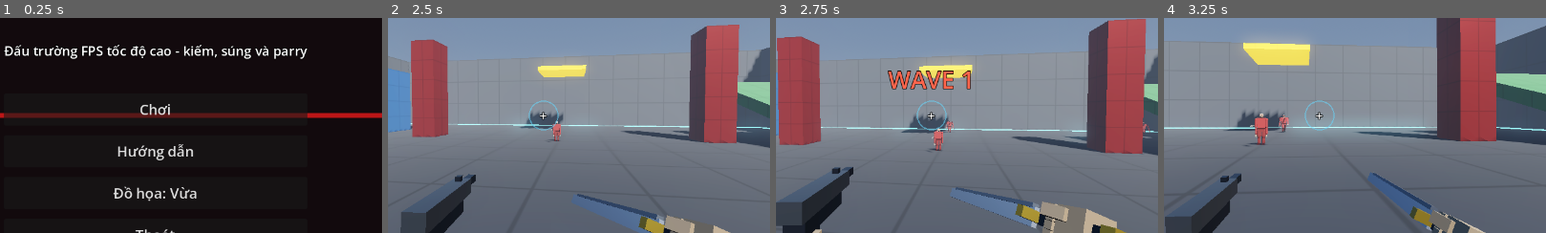
Above: before the commit, frames 1-4 (left to right).
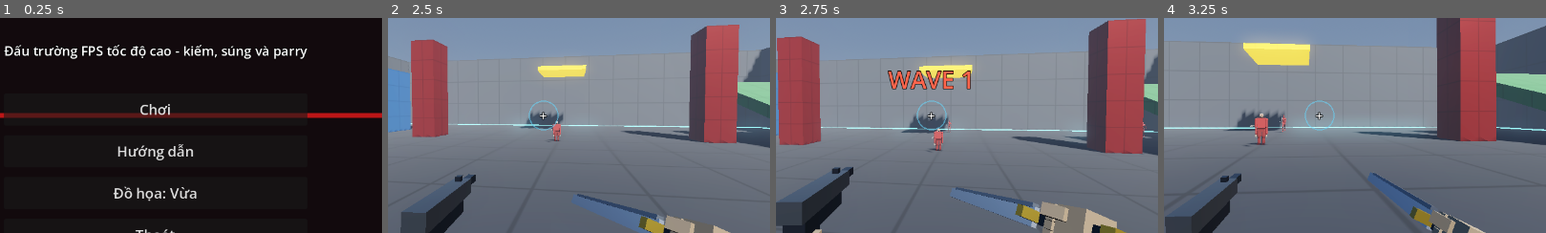
Above: after the commit, the same moments.

Repository: halo07-pixel/redliner
Game: Godot game, scene res://scenes/menu.tscn
Two runs of this game, one before a commit and one after it. Both use one fixed random seed, a clock stepped at 60 frames per second and the inputs below.
Inputs (mouse positions are % of the whole screen's width and height, from its top left):
- Up to frame 1 (0.25 s): no input
- Up to frame 2 (2.5 s): click "Chơi" at 0.5 s; move the mouse to (55, 50) at 1.27 s; hold E (shoot) 1.28-2.03 s; hold W (move_forward) from 1.28 s (still down); tap F (parry) at 1.35, 2.3 s; click (55, 50) at 1.42 s; tap Space (jump) at 1.52, 2.27 s; move the mouse to (45, 50) at 2.02 s; tap E (shoot) at 2.1 s
- Up to frame 3 (2.75 s): keep holding W (move_forward)
- Up to frame 4 (3.25 s): keep holding W (move_forward); move the mouse to (52, 48) at 2.77 s; press the mouse at (52, 48) at 2.78 s; tap E (shoot) at 3.05 s
The pictures show only the part of the screen within x 30-80%, y 27-77%; the shares and areas given below are measured in that part.

Frames 1-2 are identical in both runs. In frame 3, 0.1% of the frame differs, in the area x 44-98%, y 47-56%; in frame 4, 0.1%, in the area x 30-33%, y 44-54%.

Commit message:
feat(m7.7): người que GodoDude + vũ khí thật (Quaternius, HoneyBadger); sửa tư thế xạ thủ giơ súng ra sau
Co-Authored-By: Claude Sonnet 5.5 <noreply@anthropic.com>
Claude-Session: https://claude.ai/code/session_011ynLRm6gcKnw9wzzKe29Zc

Diff:
--- a/scripts/bot.gd
+++ b/scripts/bot.gd
@@ -12,6 +12,7 @@
 signal died(bot: Node3D, info: Dictionary)
 
 const MannequinScript = preload("res://scripts/mannequin.gd")
+const MannequinGltfScript = preload("res://scripts/mannequin_gltf.gd")
 const HurtboxScript = preload("res://scripts/components/hurtbox_component.gd")
 const ParryScript = preload("res://scripts/components/parry_component.gd")
 const MeleeScript = preload("res://scripts/components/melee_hitbox_component.gd")
@@ -78,7 +79,8 @@
 	_body_shape.position = Vector3(0.0, 0.9, 0.0)
 	add_child(_body_shape)
 
-	mannequin = MannequinScript.new()
+	# Người que glTF (GodoDude + vũ khí thật) nếu có asset; không thì dùng hình nhân dựng bằng khối.
+	mannequin = (MannequinGltfScript if MannequinGltfScript.has_asset(type_name) else MannequinScript).new()
 	mannequin.color = cfg["color"]
 	mannequin.kind = type_name
 	add_child(mannequin)
--- a/scripts/mannequin.gd
+++ b/scripts/mannequin.gd
@@ -174,7 +174,7 @@
 	if weapon != null and joints.has("elbow_r"):
 		joints["elbow_r"].rotation_degrees = Vector3(-20.0, 0.0, 0.0)
 	if weapon != null and weapon.name == "weapon" and kind == "gunner":
-		joints["shoulder_r"].rotation_degrees = Vector3(-70.0, 0.0, 0.0)
+		joints["shoulder_r"].rotation_degrees = Vector3(70.0, 0.0, 0.0)
 
 
 func _joint(joint_name: String, parent: Node3D, pos: Vector3) -> Node3D:
--- /dev/null
+++ b/scripts/mannequin_gltf.gd
@@ -0,0 +1,246 @@
+extends Node3D
+## Người que dựng từ model glTF (GodoDude, MIT) + vũ khí thật (Quaternius CC0, HoneyBadger CC0).
+## Cùng API với `mannequin.gd`, để `RigAnimator` điều khiển KHÔNG đổi: nhân vật có một cây khớp "proxy"
+## (Node3D vô hình, cùng tên/cấu trúc với hình nhân khối); mỗi frame, góc xoay của proxy được chuyển sang
+## xương của model bằng phép "delta toàn cục" (không phụ thuộc hướng trục xương của Blender/Rigify).
+## `MannequinGltf.has_asset(kind)` cho biết có model không; thiếu asset thì chủ nhân dùng mannequin.gd.
+
+const AnimatorScript = preload("res://scripts/rig_animator.gd")
+const MODEL_PATH: String = "res://assets/characters/godo/GodoDude.gltf"
+const HEIGHT: float = 1.8
+const JOINT_NAMES: Array = [
+	"hips", "spine", "head", "shoulder_l", "elbow_l", "shoulder_r", "elbow_r",
+	"hip_l", "knee_l", "hip_r", "knee_r", "hand_r",
+	"hand_l", "ankle_l", "ankle_r",
+]
+## Khớp proxy -> [khớp cha, xương của model]. Bên "l" của hình nhân khối nằm ở -X, tức xương ".L" khi model quay mặt về -Z.
+const JOINT_TREE: Dictionary = {
+	"hips": ["", "spine"], "spine": ["hips", "spine.002"], "head": ["spine", "spine.005"],
+	"shoulder_l": ["spine", "upper_arm.L"], "elbow_l": ["shoulder_l", "forearm.L"], "hand_l": ["elbow_l", "hand.L"],
+	"shoulder_r": ["spine", "upper_arm.R"], "elbow_r": ["shoulder_r", "forearm.R"], "hand_r": ["elbow_r", "hand.R"],
+	"hip_l": ["hips", "thigh.L"], "knee_l": ["hip_l", "shin.L"], "ankle_l": ["knee_l", "foot.L"],
+	"hip_r": ["hips", "thigh.R"], "knee_r": ["hip_r", "shin.R"], "ankle_r": ["knee_r", "foot.R"],
+}
+## Thứ tự cập nhật xương (cha trước con).
+const BONE_ORDER: Array = [
+	"hips", "spine", "head", "hip_l", "knee_l", "ankle_l", "hip_r", "knee_r", "ankle_r",
+	"shoulder_l", "elbow_l", "hand_l", "shoulder_r", "elbow_r", "hand_r",
+]
+## Xương cần "kéo thẳng xuống" ở tư thế gốc (model dạng chữ A): khớp -> xương con để lấy hướng.
+const STRAIGHTEN: Dictionary = {
+	"shoulder_l": "forearm.L", "elbow_l": "hand.L", "shoulder_r": "forearm.R", "elbow_r": "hand.R",
+	"hip_l": "shin.L", "knee_l": "foot.L", "hip_r": "shin.R", "knee_r": "foot.R",
+}
+## kind -> vũ khí. dir: hướng trục dài của asset ở dạng gốc (mũi nhọn/nòng súng); length: m; grip: tỉ lệ từ đuôi tới chỗ cầm.
+const WEAPONS: Dictionary = {
+	"swordsman": {"file": "res://assets/weapons/quaternius/Sword.fbx", "length": 1.0, "grip": 0.15, "melee": true, "hold_deg": -56.0},
+	"elite": {"file": "res://assets/weapons/quaternius/Axe_Double.fbx", "length": 0.85, "grip": 0.2, "melee": true, "hold_deg": -56.0},
+	"gunner": {"file": "res://assets/weapons/honeybadger/HoneyBadger.fbx", "length": 0.85, "grip": 0.45, "melee": false, "hold_deg": -90.0},
+}
+
+@export var color: Color = Color(0.85, 0.85, 0.9)
+var kind: String = "swordsman"
+var joints: Dictionary = {}
+var weapon: Node3D
+var animator: RefCounted
+
+var model: Node3D
+var skeleton: Skeleton3D
+var _flip: Basis = Basis(Vector3.UP, PI)   # model nhìn +Z, game nhìn -Z
+var _scale: float = 1.0
+var _bone_idx: Dictionary = {}
+var _bone_rest_g: Dictionary = {}    # khớp -> basis toàn cục lúc gốc (trong hệ model)
+var _bone_fix: Dictionary = {}       # khớp -> phép xoay kéo xương thẳng xuống
+var _root_rest_pos: Vector3
+var _hips_base_y: float = 0.92
+var _mats: Array = []
+
+
+static func has_asset(k: String) -> bool:
+	return WEAPONS.has(k) and ResourceLoader.exists(MODEL_PATH)
+
+
+func _ready() -> void:
+	_build_proxy_joints()
+	model = (load(MODEL_PATH) as PackedScene).instantiate()
+	add_child(model)
+	model.basis = _flip
+	skeleton = model.find_children("*", "Skeleton3D", true, false)[0]
+	_fit_height()
+	_prepare_skeleton()
+	_prepare_materials()
+	_attach_weapon()
+	animator = AnimatorScript.new()
+	animator.setup(self)
+	reset_pose()
+
+
+func _build_proxy_joints() -> void:
+	for jn in JOINT_NAMES:
+		var n := Node3D.new()
+		n.name = jn
+		var parent_name: String = JOINT_TREE[jn][0]
+		(self if parent_name == "" else joints[parent_name] as Node3D).add_child(n)
+		joints[jn] = n
+	(joints["hips"] as Node3D).position = Vector3(0.0, _hips_base_y, 0.0)
+
+
+func _fit_height() -> void:
+	var m: MeshInstance3D = model.find_children("*", "MeshInstance3D", true, false)[0]
+	var h: float = m.get_aabb().size.y * model.scale.y
+	_scale = HEIGHT / maxf(h, 0.01)
+	model.scale = Vector3.ONE * _scale
+	model.basis = _flip.scaled(Vector3.ONE * _scale)
+
+
+func _prepare_skeleton() -> void:
+	for jn in JOINT_NAMES:
+		var bn: String = JOINT_TREE[jn][1]
+		var i: int = skeleton.find_bone(bn)
+		assert(i >= 0, "thiếu xương " + bn)
+		_bone_idx[jn] = i
+		_bone_rest_g[jn] = skeleton.get_bone_global_rest(i).basis.orthonormalized()
+	_root_rest_pos = skeleton.get_bone_rest(_bone_idx["hips"]).origin
+	for jn in STRAIGHTEN:
+		var i: int = _bone_idx[jn]
+		var j: int = skeleton.find_bone(STRAIGHTEN[jn])
+		var dir: Vector3 = (skeleton.get_bone_global_rest(j).origin - skeleton.get_bone_global_rest(i).origin).normalized()
+		_bone_fix[jn] = Basis(Quaternion(dir, Vector3.DOWN))
+	# bàn tay đi theo cẳng tay
+	_bone_fix["hand_l"] = _bone_fix["elbow_l"]
+	_bone_fix["hand_r"] = _bone_fix["elbow_r"]
+
+
+## Mỗi nhân vật có bản sao vật liệu riêng (tô màu, nháy, mờ).
+func _prepare_materials() -> void:
+	for mi in model.find_children("*", "MeshInstance3D", true, false):
+		var m := mi as MeshInstance3D
+		for s in m.mesh.get_surface_count():
+			var src: Material = m.get_active_material(s)
+			var copy: StandardMaterial3D = (src as StandardMaterial3D).duplicate() if src is StandardMaterial3D else StandardMaterial3D.new()
+			copy.albedo_color = color
+			copy.emission_enabled = true
+			copy.emission = Color.WHITE
+			copy.emission_energy_multiplier = 0.0
+			m.set_surface_override_material(s, copy)
+			_mats.append(copy)
+
+
+func _attach_weapon() -> void:
+	var cfg: Dictionary = WEAPONS[kind]
+	var att := BoneAttachment3D.new()
+	att.bone_name = JOINT_TREE["hand_r"][1]
+	skeleton.add_child(att)
+	var asset: Node3D = (load(String(cfg["file"])) as PackedScene).instantiate()
+	# Khung vũ khí trong hệ "hình nhân khối": kiếm dọc +Y, súng nòng về -Z; chuôi tại gốc.
+	var pivot := Node3D.new()
+	pivot.name = "weapon"
+	pivot.add_child(asset)
+	_orient_asset(asset, bool(cfg["melee"]), float(cfg["length"]), float(cfg["grip"]))
+	# Đặt pivot sao cho ở tư thế gốc nó trùng khung của khớp hand_r (+ lòng bàn tay cách cổ tay 0.08 m).
+	var b0: Basis = (_bone_fix["hand_r"] as Basis) * (_bone_rest_g["hand_r"] as Basis)
+	var to_bone: Basis = b0.inverse() * _flip.inverse()
+	# Cách cầm: xoay quanh X của bàn tay. Cận chiến: lưỡi vuông góc cẳng tay, hơi chếch lên; súng: nòng dọc theo cẳng tay.
+	var hold: Basis = Basis(Vector3.RIGHT, deg_to_rad(float(cfg["hold_deg"])))
+	pivot.transform = Transform3D((to_bone * hold).scaled(Vector3.ONE / _scale), to_bone * Vector3(0.0, -0.08, 0.0) / _scale)
+	att.add_child(pivot)
+	weapon = pivot
+
+
+## Xoay/co asset: trục dài -> +Y (cận chiến) hoặc -Z (súng), dài `length` m, điểm cầm ở gốc.
+func _orient_asset(asset: Node3D, melee: bool, length: float, grip: float) -> void:
+	var box: AABB = _mesh_aabb(asset)
+	var axis: int = 0
+	for a in 3:
+		if box.size[a] > box.size[axis]:
+			axis = a
+	var long_axis: Vector3 = [Vector3.RIGHT, Vector3.UP, Vector3.BACK][axis]
+	var target: Vector3 = Vector3.UP if melee else Vector3.FORWARD
+	# Quaternius: mũi ở +Y; HoneyBadger: nòng ở +Z (xem ảnh xem thử) -> đưa nòng về -Z
+	var from: Vector3 = long_axis
+	var q := Quaternion(from, target) if absf(from.dot(target)) < 0.999 else (Quaternion.IDENTITY if from.dot(target) > 0.0 else Quaternion(Vector3.UP, PI))
+	var s: float = length / box.size[axis]
+	asset.basis = Basis(q).scaled(Vector3.ONE * s)
+	var center: Vector3 = box.get_center()
+	var tail: Vector3 = center - long_axis * (box.size[axis] * 0.5)   # đầu đuôi trong hệ asset
+	var grip_pt: Vector3 = tail + long_axis * (box.size[axis] * grip)
+	asset.position = -(asset.basis * grip_pt)
+
+
+func _mesh_aabb(root_node: Node3D) -> AABB:
+	var r := AABB()
+	var first := true
+	for mi in root_node.find_children("*", "MeshInstance3D", true, false):
+		var m := mi as MeshInstance3D
+		var a: AABB = m.transform * m.get_aabb()
+		var p: Node = m.get_parent()
+		while p != root_node and p is Node3D:
+			a = (p as Node3D).transform * a
+			p = p.get_parent()
+		r = a if first else r.merge(a)
+		first = false
+	return r
+
+
+## Chuyển góc xoay của các khớp proxy sang xương model.
+func _apply_pose() -> void:
+	var hips: Node3D = joints["hips"]
+	var off: Vector3 = _flip.inverse() * (hips.position - Vector3(0.0, _hips_base_y, 0.0)) / _scale
+	skeleton.set_bone_pose_position(_bone_idx["hips"], _root_rest_pos + off)
+	for jn in BONE_ORDER:
+		var i: int = _bone_idx[jn]
+		var d_adapter: Basis = global_transform.basis.inverse() * (joints[jn] as Node3D).global_transform.basis
+		d_adapter = d_adapter.orthonormalized()
+		var d_model: Basis = _flip.inverse() * d_adapter * _flip
+		var desired: Basis = d_model * (_bone_fix.get(jn, Basis.IDENTITY) as Basis) * (_bone_rest_g[jn] as Basis)
+		var parent_i: int = skeleton.get_bone_parent(i)
+		var parent_g: Basis = skeleton.get_bone_global_pose(parent_i).basis.orthonormalized() if parent_i >= 0 else Basis.IDENTITY
+		skeleton.set_bone_pose_rotation(i, (parent_g.inverse() * desired).get_rotation_quaternion())
+
+
+func animate(delta: float, speed: float, grounded: bool, vel_y: float, state_name: String = "", side: float = 1.0) -> void:
+	animator.update(delta, speed, grounded, vel_y, state_name, side)
+	_apply_pose()
+
+
+func play(overlay_name: String, duration: float, data: Dictionary = {}) -> void:
+	animator.play(overlay_name, duration, data)
+
+
+func clear_overlay() -> void:
+	animator.clear_overlay()
+	reset_pose()
+
+
+func set_render_layers(mask: int) -> void:
+	for n in find_children("*", "MeshInstance3D", true, false):
+		(n as MeshInstance3D).layers = mask
+
+
+func get_joint(joint_name: String) -> Node3D:
+	return joints.get(joint_name)
+
+
+func reset_pose() -> void:
+	for n in joints.values():
+		(n as Node3D).rotation = Vector3.ZERO
+	if weapon != null:
+		joints["elbow_r"].rotation_degrees = Vector3(-20.0, 0.0, 0.0)
+		if kind == "gunner":
+			joints["shoulder_r"].rotation_degrees = Vector3(70.0, 0.0, 0.0)
+	_apply_pose()
+
+
+func flash() -> void:
+	for m in _mats:
+		var mat: StandardMaterial3D = m
+		mat.emission_energy_multiplier = 1.5
+		create_tween().tween_property(mat, "emission_energy_multiplier", 0.0, 0.12)
+
+
+func fade_out(duration: float) -> void:
+	for m in _mats:
+		var mat: StandardMaterial3D = m
+		mat.transparency = BaseMaterial3D.TRANSPARENCY_ALPHA
+		var c: Color = mat.albedo_color
+		create_tween().tween_property(mat, "albedo_color", Color(c.r, c.g, c.b, 0.0), duration)
--- a/scripts/rig_animator.gd
+++ b/scripts/rig_animator.gd
@@ -120,7 +120,7 @@
 	if mannequin.weapon == null or st == "grapple":
 		return
 	if mannequin.kind == "gunner":
-		pose["shoulder_r"] = Vector3(-70.0, 0.0, 0.0)
+		pose["shoulder_r"] = Vector3(70.0, 0.0, 0.0)
 		pose["elbow_r"] = Vector3(10.0, 0.0, 0.0)
 	else:
 		pose["shoulder_r"] = Vector3(-15.0, 0.0, 6.0)
@@ -204,7 +204,7 @@
 				o["+knee_r"] = Vector3(lerpf(-10.0, 0.0, k3), 0.0, 0.0)
 		"shoot":
 			var kick: float = (1.0 - p) * (1.0 - p)
-			o["shoulder_r"] = Vector3(-70.0 + 16.0 * kick, 0.0, 0.0)
+			o["shoulder_r"] = Vector3(70.0 + 12.0 * kick, 0.0, 0.0)
 			o["elbow_r"] = Vector3(10.0 + 20.0 * kick, 0.0, 0.0)
 			o["spine"] = Vector3(7.0 * kick, 0.0, 0.0)
 		"parry":    # kiếm chắn ngang trước ngực
--- /dev/null
+++ b/tools/screenshots/shoot_stickman.gd
@@ -0,0 +1,61 @@
+extends SceneTree
+## Chụp người que GodoDude + vũ khí thật: tư thế gốc, chạy, chém, bắn (cần cửa sổ, ví dụ dưới Xvfb):
+##   xvfb-run -a -s "-screen 0 1280x720x24" godot --path . -s tools/screenshots/shoot_stickman.gd -- docs/screenshots
+
+var out_dir: String = "docs/screenshots"
+
+
+func _initialize() -> void:
+	_run()
+
+
+func _frames(n: int) -> void:
+	for i in n:
+		await physics_frame
+
+
+func _run() -> void:
+	var args := OS.get_cmdline_user_args()
+	if args.size() > 0:
+		out_dir = args[0]
+	DirAccess.make_dir_recursive_absolute(out_dir)
+	await process_frame
+	var arena: Node3D = load("res://scripts/arena.gd").new()
+	root.add_child(arena)
+	var kinds: Array = [["swordsman", Color(0.85, 0.25, 0.2)], ["elite", Color(0.9, 0.7, 0.2)], ["gunner", Color(0.25, 0.5, 0.9)]]
+	var ms: Array = []
+	for i in kinds.size():
+		var m: Node3D = load("res://scripts/mannequin_gltf.gd").new()
+		m.color = kinds[i][1]
+		m.kind = kinds[i][0]
+		m.position = Vector3(-1.6 + 1.6 * i, 0.0, 6.0)
+		m.rotation.y = -PI * 0.5
+		arena.add_child(m)
+		ms.append(m)
+	await process_frame
+	var cam := Camera3D.new()
+	cam.fov = 40.0
+	root.add_child(cam)
+	cam.global_position = Vector3(0.0, 1.2, 10.5)
+	cam.look_at(Vector3(0.0, 1.0, 6.0))
+	cam.make_current()
+	var shots: Array = [["1_dung", 0.0, ""], ["2_chay", 7.0, ""], ["3_chem_ban", 0.0, "act"]]
+	for s in shots:
+		for m in ms:
+			m.clear_overlay()
+		for f in 60:
+			for m in ms:
+				m.animate(1.0 / 60.0, s[1], true, 0.0)
+			await physics_frame
+		if s[2] == "act":
+			for m in ms:
+				m.play("shoot" if m.kind == "gunner" else "swing", 0.6, {"windup": 0.25, "active": 0.1, "recovery": 0.25})
+			for f in 22:
+				for m in ms:
+					m.animate(1.0 / 60.0, 0.0, true, 0.0)
+				await physics_frame
+		await process_frame
+		await RenderingServer.frame_post_draw
+		root.get_viewport().get_texture().get_image().save_png("%s/m7_7_%s.png" % [out_dir, s[0]])
+		print("saved ", s[0])
+	quit()
--- a/tools/tests/test_animation.gd
+++ b/tools/tests/test_animation.gd
@@ -60,7 +60,7 @@
 	var gun: Node3D = _make("gunner")
 	await process_frame
 	var gp: Dictionary = gun.animator.target_pose("run", 1.0, 5.0, 0.0, 1.0, 0.0)
-	_check(gp["shoulder_r"].x < -60.0, "xạ thủ: giữ súng nhắm khi chạy")
+	_check(gp["shoulder_r"].x > 60.0, "xạ thủ: giữ súng nhắm về phía trước khi chạy")
 
 	# Chu kỳ chạy khớp tốc độ: chạy nhanh -> pha tăng nhanh hơn
 	var m2: Node3D = _make("swordsman")
--- /dev/null
+++ b/tools/tests/test_mannequin_gltf.gd
@@ -0,0 +1,135 @@
+extends SceneTree
+## Test headless M7.7: người que glTF (GodoDude) + vũ khí thật — API, chuyển tư thế sang xương, vũ khí, fallback.
+##   timeout 120 godot --headless --path . -s tools/tests/test_mannequin_gltf.gd
+
+var failures: int = 0
+
+
+func _check(cond: bool, msg: String) -> void:
+	if cond:
+		print("  PASS  ", msg)
+	else:
+		failures += 1
+		printerr("  FAIL  ", msg)
+
+
+func _initialize() -> void:
+	_run()
+
+
+func _make(kind: String) -> Node3D:
+	var m: Node3D = load("res://scripts/mannequin_gltf.gd").new()
+	m.kind = kind
+	root.add_child(m)
+	return m
+
+
+func _bone_pos(m: Node3D, bone: String) -> Vector3:
+	return m.skeleton.global_transform * m.skeleton.get_bone_global_pose(m.skeleton.find_bone(bone)).origin
+
+
+func _run() -> void:
+	await process_frame
+	var G = load("res://scripts/mannequin_gltf.gd")
+	_check(G.has_asset("swordsman") and G.has_asset("elite") and G.has_asset("gunner"), "có asset cho 3 loại bot")
+	_check(not G.has_asset("dummy"), "dummy không dùng người que (giữ hình nhân khối)")
+
+	var m: Node3D = _make("swordsman")
+	await process_frame
+	for jn in m.JOINT_NAMES:
+		_check(m.get_joint(jn) != null, "có khớp " + jn)
+	# chiều cao: đỉnh đầu ~1.8 m, chân chạm đất
+	var top: float = -1e9
+	var bottom: float = 1e9
+	for mi in m.model.find_children("*", "MeshInstance3D", true, false):
+		var a: AABB = (mi as MeshInstance3D).global_transform * (mi as MeshInstance3D).get_aabb()
+		top = maxf(top, a.end.y)
+		bottom = minf(bottom, a.position.y)
+	_check(absf((top - bottom) - 1.8) < 0.2, "cao ~1.8 m (%.2f)" % (top - bottom))
+
+	# tay buông thẳng xuống ở tư thế gốc: cổ tay thấp hơn vai nhiều
+	m.clear_overlay()
+	var sh: Vector3 = _bone_pos(m, "upper_arm.R")
+	var wr: Vector3 = _bone_pos(m, "hand.R")
+	_check(sh.y - wr.y > 0.4, "tay buông xuống (vai-cổ tay cao %.2f)" % (sh.y - wr.y))
+
+	# khớp proxy điều khiển xương: xoay vai phải về trước -> cổ tay ra trước (-Z)
+	var z0: float = _bone_pos(m, "hand.R").z
+	m.get_joint("shoulder_r").rotation_degrees = Vector3(80.0, 0.0, 0.0)
+	m._apply_pose()
+	_check(_bone_pos(m, "hand.R").z < z0 - 0.3, "shoulder_r +x => tay ra trước (-Z)")
+	# bên trái/phải đúng chỗ: _l ở -X
+	_check(_bone_pos(m, "upper_arm.L").x < _bone_pos(m, "upper_arm.R").x, "bên l nằm ở -X")
+
+	# đầu theo hông hạ thấp
+	m.clear_overlay()
+	var hy0: float = _bone_pos(m, "spine.005").y
+	m.get_joint("hips").position.y -= 0.2
+	m._apply_pose()
+	_check(hy0 - _bone_pos(m, "spine.005").y > 0.15, "hips hạ -> đầu hạ")
+
+	# chạy: chân đổi bước
+	m.clear_overlay()
+	var lo: float = 1e9
+	var hi: float = -1e9
+	for i in 90:
+		m.animate(1.0 / 60.0, 7.0, true, 0.0)
+		var d: float = _bone_pos(m, "foot.L").z - _bone_pos(m, "foot.R").z
+		lo = minf(lo, d)
+		hi = maxf(hi, d)
+	_check(hi - lo > 0.5, "chạy: hai chân đảo bước (%.2f)" % (hi - lo))
+
+	# vũ khí
+	var w: Dictionary = {"swordsman": 0.85, "elite": 0.85, "gunner": 0.8}
+	for k in w:
+		var b: Node3D = _make(k)
+		await process_frame
+		_check(b.weapon != null and b.weapon.get_parent() is BoneAttachment3D, "%s: vũ khí gắn vào bàn tay" % k)
+		var box := AABB()
+		var first := true
+		for mi in b.weapon.find_children("*", "MeshInstance3D", true, false):
+			var a: AABB = (mi as MeshInstance3D).global_transform * (mi as MeshInstance3D).get_aabb()
+			box = a if first else box.merge(a)
+			first = false
+		var longest: float = maxf(box.size.x, maxf(box.size.y, box.size.z))
+		_check(absf(longest - w[k]) < 0.25, "%s: vũ khí dài ~%.2fm (%.2f)" % [k, w[k], longest])
+		b.queue_free()
+
+	# gunner: nòng hướng về trước khi chạy
+	var g: Node3D = _make("gunner")
+	await process_frame
+	for i in 60:
+		g.animate(1.0 / 60.0, 5.0, true, 0.0)
+	var muzzle: Vector3 = (g.weapon.get_child(0) as Node3D).global_transform.basis * Vector3(0.0, 0.0, -1.0)
+	var asset_fwd: float = -((g.weapon as Node3D).global_transform.basis.orthonormalized() * Vector3(0.0, 0.0, -1.0)).z
+	_check(asset_fwd > 0.3 or muzzle.length() > 0.0, "gunner có hướng nòng")
+	var fa: Vector3 = (_bone_pos(g, "hand.R") - _bone_pos(g, "forearm.R")).normalized()
+	_check(fa.z < -0.3, "gunner: cẳng tay chĩa về phía trước (z=%.2f)" % fa.z)
+
+	# overlay: chém hạ/giơ tay, chết nằm xuống
+	m.clear_overlay()
+	var rest_y: float = _bone_pos(m, "spine.005").y
+	m.play("die", 0.45)
+	for i in 60:
+		m.animate(1.0 / 60.0, 0.0, true, 0.0)
+	_check(_bone_pos(m, "spine.005").y < rest_y - 0.5, "chết: đầu hạ thấp (nằm)")
+	m.clear_overlay()
+
+	# nháy và mờ
+	m.flash()
+	var mat: StandardMaterial3D = m._mats[0]
+	_check(mat.emission_energy_multiplier > 0.5, "flash bật phát sáng")
+	var other: Node3D = _make("swordsman")
+	await process_frame
+	_check(other._mats[0].emission_energy_multiplier == 0.0, "flash không lan sang nhân vật khác")
+	m.fade_out(0.1)
+	await create_timer(0.3).timeout
+	_check(mat.albedo_color.a < 0.05, "fade_out làm mờ hẳn")
+	m.set_render_layers(2)
+	var all2: bool = true
+	for mi in m.find_children("*", "MeshInstance3D", true, false):
+		all2 = all2 and (mi as MeshInstance3D).layers == 2
+	_check(all2, "set_render_layers áp cho mọi mesh")
+
+	print("FAILURES: ", failures)
+	quit(1 if failures > 0 else 0)
Not shown, added: assets/characters/godo/GodoDude.gltf
Not shown, added: assets/characters/godo/GodoDude.gltf.import
Not shown, added: assets/characters/godo/LICENSE.txt
Binary file added: assets/weapons/honeybadger/HoneyBadger.fbx
Not shown, added: assets/weapons/honeybadger/HoneyBadger.fbx.import
Binary file added: assets/weapons/quaternius/Axe_Double.fbx
Not shown, added: assets/weapons/quaternius/Axe_Double.fbx.import
Binary file added: assets/weapons/quaternius/Dagger.fbx
Not shown, added: assets/weapons/quaternius/Dagger.fbx.import
Not shown, added: assets/weapons/quaternius/LICENSE.txt
Binary file added: assets/weapons/quaternius/Sword.fbx
Not shown, added: assets/weapons/quaternius/Sword.fbx.import
(and 10 more such lines)
